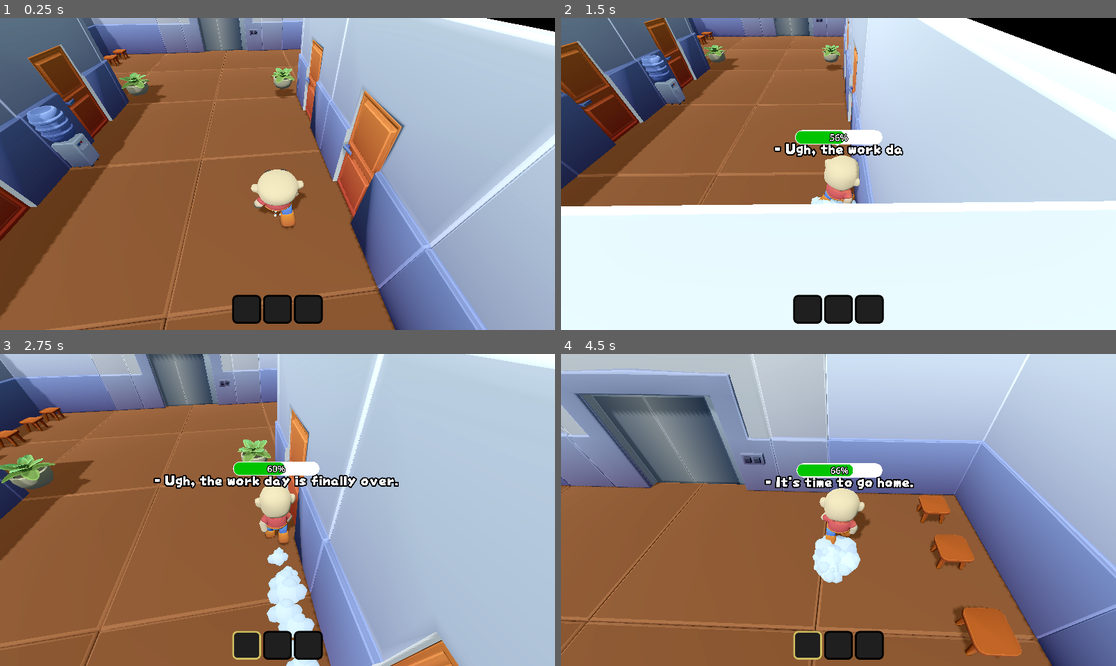
Above: before the commit, frames 1-4 (two rows, left to right).
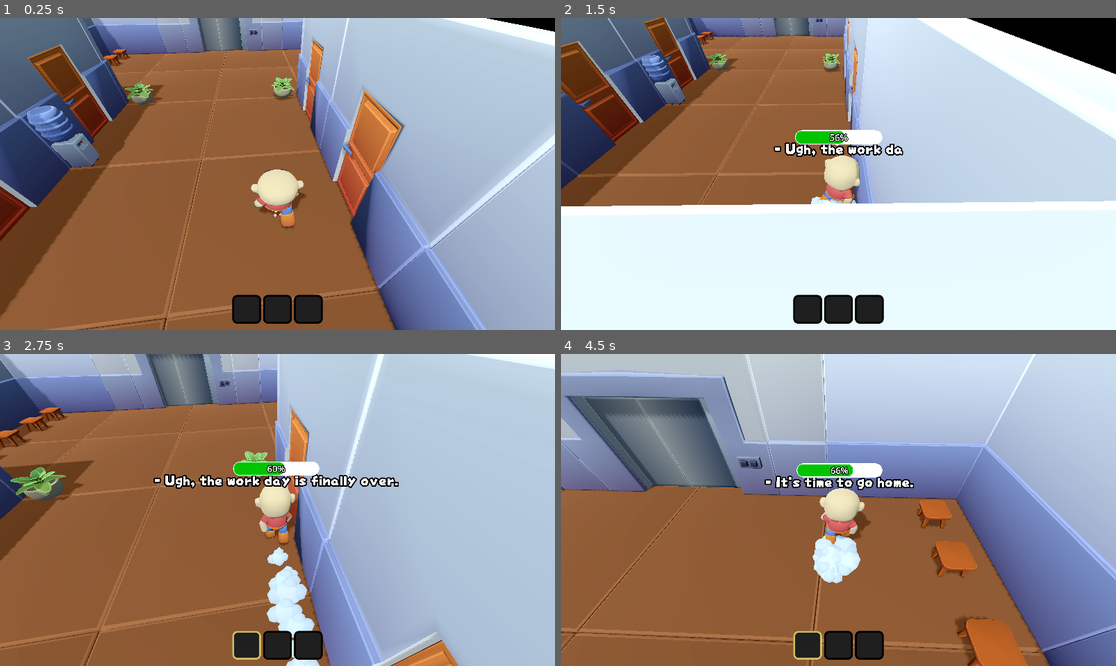
Above: after the commit, the same moments.

Repository: Scrawach/ld57
Game: Godot game, scene res://game.tscn
The game is run twice, just before and just after one commit, with the same random seed, the same clock (stepped at 60 frames per second) and the same inputs. The engine's default icon, where the game draws it, is replaced by a stand-in: a white triangle on a blue panel in a dark square.
Inputs (mouse positions are in pixels of both pictures, inside the frame that each line leads up to):
- Up to frame 1 (0.25 s): no input
- Up to frame 2 (1.5 s): move the mouse to (960, 158) at 0.52 s; hold D (move_right) 0.53-1.28 s; hold Shift (dash) 0.53-1.28 s; click (960, 158) at 0.67 s; tap Space (jump) at 0.77 s; move the mouse to (810, 174) at 1.27 s; hold W (move_forward) from 1.28 s (still down); tap E (interact) at 1.35 s
- Up to frame 3 (2.75 s): keep holding W (move_forward); tap Space (jump) at 1.52 s; move the mouse to (288, 503) at 2.02 s; tap 1 at 2.1 s
- Up to frame 4 (4.5 s): keep holding W (move_forward); move the mouse to (832, 516) at 2.77 s; tap Shift (dash) at 2.85 s; tap Space (jump) at 3.02, 3.77 s; move the mouse to (877, 513) at 3.52 s; tap E (interact) at 3.6 s; move the mouse to (794, 506) at 4.27 s; tap 1 at 4.35 s

The runs differ from the first frame. In frame 1, 0.7% of the frame differs, in the area x 21-54%, y 16-29%; in frame 2, 0.5%; in frame 3, 1.4%; in frame 4, 10%, in the area x 0-100%, y 0-100%.

Commit message:
feature: completed compo

Diff:
--- a/src/environment/levels/level_0.tscn
+++ b/src/environment/levels/level_0.tscn
@@ -21,10 +21,10 @@
 transform = Transform3D(-4.37114e-08, 0, -1, 0, 1, 0, 1, 0, -4.37114e-08, 16.5422, 0.141531, -17.2478)
 
 [node name="Plant7" parent="Props" instance=ExtResource("5_q0ep8")]
-transform = Transform3D(0.916963, 0, -0.398973, 0, 1, 0, 0.398973, 0, 0.916963, 16.2045, 0.627948, -12.4029)
+transform = Transform3D(0.916963, 0, -0.398973, 0, 1, 0, 0.398973, 0, 0.916963, 16.2045, 0.128966, -12.4029)
 
 [node name="Plant8" parent="Props" instance=ExtResource("5_q0ep8")]
-transform = Transform3D(0.16029, 0.000364608, 0.98707, -0.00453793, 0.99999, 0.000367531, -0.98706, -0.00453816, 0.16029, 8.73357, 0.627948, -12.4029)
+transform = Transform3D(0.16029, 0.000364608, 0.98707, -0.00453793, 0.99999, 0.000367531, -0.98706, -0.00453816, 0.16029, 8.73357, 0.128966, -12.4029)
 
 [node name="Chair8" parent="Props" instance=ExtResource("2_1xjt3")]
 transform = Transform3D(1, 0, 0, 0, 1, 0, 0, 0, 1, 4.13353, 0.115141, -4.00611)
--- a/src/environment/levels/level_3.tscn
+++ b/src/environment/levels/level_3.tscn
@@ -325,8 +325,17 @@
 [node name="Table15" parent="NavigationRegion3D/Props" instance=ExtResource("13_bra3l")]
 transform = Transform3D(0.179966, 0.110148, 0.977486, -0.058797, 0.993139, -0.101087, -0.981914, -0.0392799, 0.185208, 6.65936, 8.55871, -26.0485)
 
+[node name="Table16" parent="NavigationRegion3D/Props" instance=ExtResource("13_bra3l")]
+transform = Transform3D(-0.371923, 0.0721788, 0.925453, 0.311104, 0.949006, 0.0510113, -0.874579, 0.306885, -0.375412, 5.76938, 7.72437, -31.002)
+
+[node name="Table17" parent="NavigationRegion3D/Props" instance=ExtResource("13_bra3l")]
+transform = Transform3D(-0.371923, 0.0721788, 0.925453, 0.311104, 0.949006, 0.0510113, -0.874579, 0.306885, -0.375412, 3.50074, 8.74461, -31.7357)
+
 [node name="Bomb Item2" parent="NavigationRegion3D/Props" instance=ExtResource("18_4ajbh")]
 transform = Transform3D(1, 0, 0, 0, 1, 0, 0, 0, 1, 5.26155, 9.92976, -23.8075)
+
+[node name="Bomb Item3" parent="NavigationRegion3D/Props" instance=ExtResource("18_4ajbh")]
+transform = Transform3D(1, 0, 0, 0, 1, 0, 0, 0, 1, 3.24288, 10.2183, -31.3301)
 
 [node name="Walls" type="Node3D" parent="NavigationRegion3D"]
 
@@ -455,5 +464,3 @@
 [node name="CollisionShape3D" type="CollisionShape3D" parent="DeadZone"]
 transform = Transform3D(1, 0, 0, 0, 1, 0, 0, 0, 1, 10, -35, -20)
 shape = SubResource("BoxShape3D_x8fdi")
-
-[node name="DirectionalLight3D" type="DirectionalLight3D" parent="."]
--- a/src/monsters/monster.gd
+++ b/src/monsters/monster.gd
@@ -64,7 +64,7 @@
 	pass
 
 func _process_chase(delta: float) -> void:
-	set_target_position(player.position)
+	set_target_position(player.global_position)
 	_process_movement(delta)
 
 	if position.distance_to(player.position) < ATTACK_RANGE:
@@ -95,9 +95,9 @@
 	global_position = global_position.move_toward(next_position, delta * speed)
 
 	offset.y = 0
-
-	if not offset.is_zero_approx():
-		look_at(global_position + offset, Vector3.UP)
+	var look_at_pos = global_position + offset
+	if not offset.is_zero_approx() and look_at_pos != self.global_position and look_at_pos != self.position:
+		look_at(look_at_pos, Vector3.UP)
 
 	if animation.current_animation != WALK_ANIMATION:
 		animation.play(WALK_ANIMATION, 0.1)
@@ -124,6 +124,7 @@
 
 func _on_attack_zone_body_entered(body: Node3D) -> void:
 	animation.play(ATTACK_ANIMATION, 0.1)
+	#_switch_to(State.Attack)
 	if body is Player:
 		var target = body as Player
 		target.take_damage()
